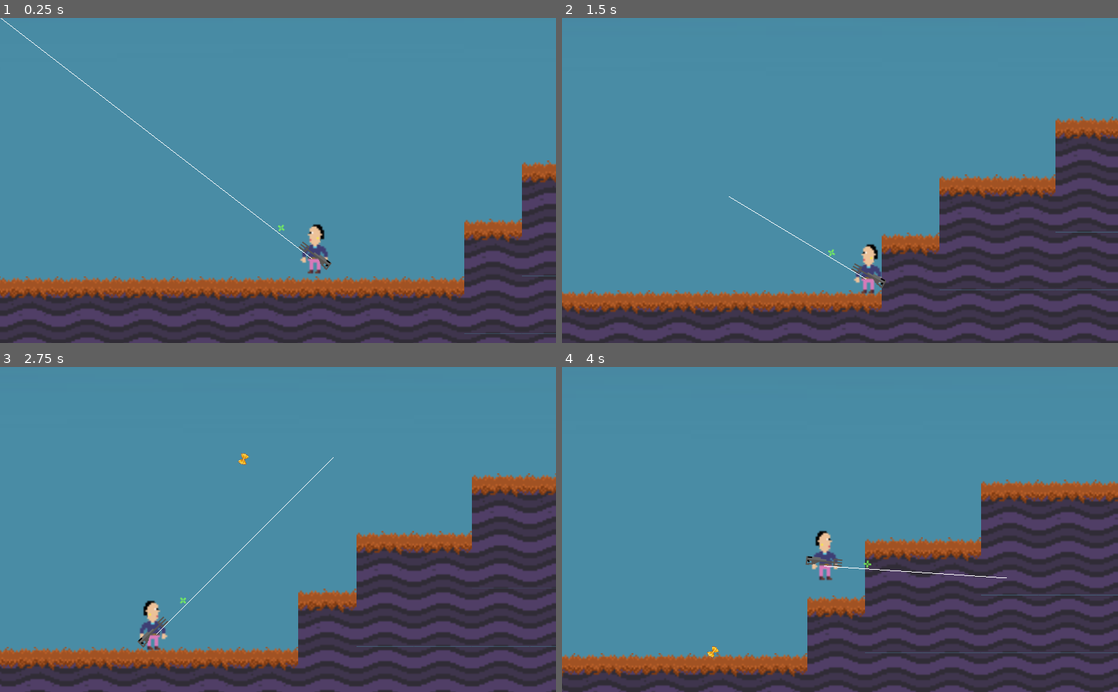
Above: before the commit, frames 1-4 (two rows, left to right).
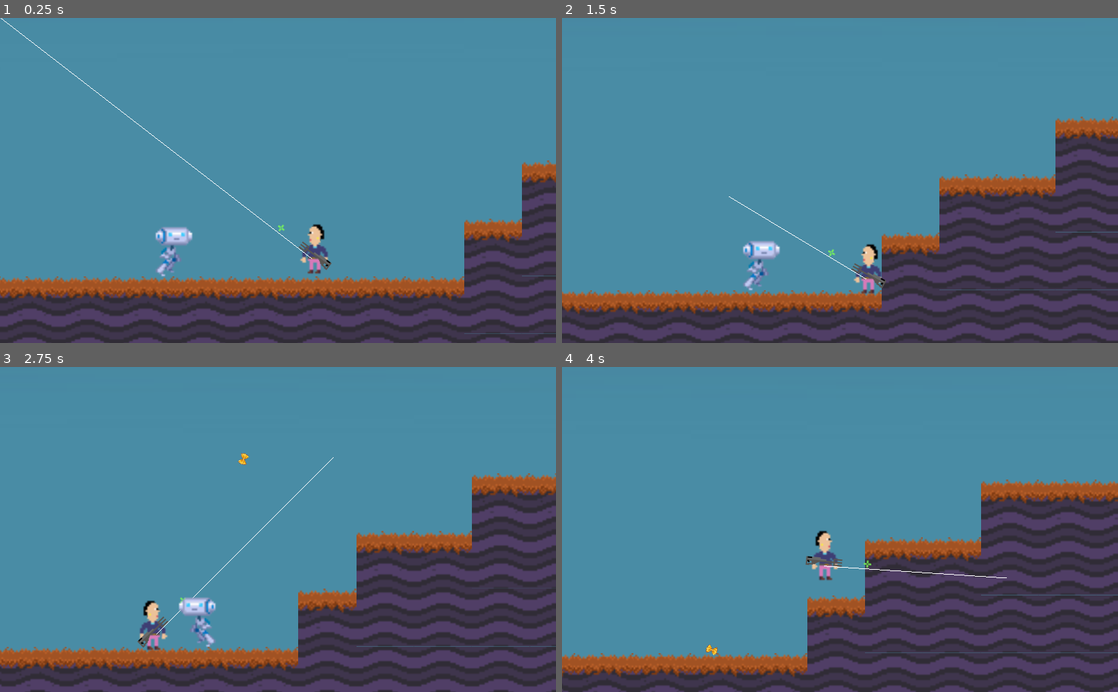
Above: after the commit, the same moments.

Repository: hansi-c/pastashooter
Game: Godot game, scene res://src/Main/Game.tscn
Two runs of this game, one before a commit and one after it. Both use one fixed random seed, a clock stepped at 60 frames per second and the inputs below.
Inputs (mouse positions are in pixels of both pictures, inside the frame that each line leads up to):
- Up to frame 1 (0.25 s): no input
- Up to frame 2 (1.5 s): move the mouse to (962, 164) at 0.52 s; hold D (move_right) from 0.53 s (still down); tap W (jump) at 0.6, 0.77, 1.07 s; move the mouse to (728, 196) at 1.27 s; tap Mouse wheel up (next_bullet) at 1.35 s
- Up to frame 3 (2.75 s): tap W (jump) at 1.52, 1.55, 1.82, 2.3 s; move the mouse to (333, 458) at 2.02 s; release D (move_right) at 2.03 s; hold A (move_left) from 2.03 s (still down); click (333, 458) at 2.1 s
- Up to frame 4 (4 s): move the mouse to (812, 594) at 2.77 s; release A (move_left) at 2.78 s; hold D (move_right) from 2.78 s (still down); tap W (jump) at 2.85, 3.02, 3.32, 3.77, 3.8 s; move the mouse to (1006, 578) at 3.52 s; tap Mouse wheel up (next_bullet) at 3.6 s

The runs differ from the first frame. In frame 1, 0.5% of the frame differs, in the area x 27-35%, y 64-80%; in frame 2, 0.5%; in frame 3, 0.5%; in frame 4, less than 0.1%.

Commit message:
add an enemy who can be shot

Diff:
--- a/project.godot
+++ b/project.godot
@@ -19,6 +19,11 @@
 "language": "GDScript",
 "path": "res://src/Objects/Bullet.gd"
 }, {
+"base": "Actor",
+"class": "Enemy",
+"language": "GDScript",
+"path": "res://src/Actors/Enemy.gd"
+}, {
 "base": "Position2D",
 "class": "Gun",
 "language": "GDScript",
@@ -32,6 +37,7 @@
 _global_script_class_icons={
 "Actor": "",
 "Bullet": "",
+"Enemy": "",
 "Gun": "",
 "Player": ""
 }
@@ -91,6 +97,13 @@
  ]
 }
 
+[layer_names]
+
+2d_physics/layer_1="player"
+2d_physics/layer_2="enemies"
+2d_physics/layer_4="platforms"
+2d_physics/layer_5="ground"
+
 [physics]
 
 common/enable_pause_aware_picking=true
--- /dev/null
+++ b/src/Actors/Enemy.gd
@@ -0,0 +1,76 @@
+class_name Enemy
+extends Actor
+
+
+enum State {
+	WALKING,
+	DEAD,
+}
+
+var _state = State.WALKING
+
+onready var platform_detector = $PlatformDetector
+onready var floor_detector_left = $FloorDetectorLeft
+onready var floor_detector_right = $FloorDetectorRight
+onready var sprite = $Sprite
+onready var animation_player = $AnimationPlayer
+
+# This function is called when the scene enters the scene tree.
+# We can initialize variables here.
+func _ready():
+	_velocity.x = speed.x
+
+# Physics process is a built-in loop in Godot.
+# If you define _physics_process on a node, Godot will call it every frame.
+
+# At a glance, you can see that the physics process loop:
+# 1. Calculates the move velocity.
+# 2. Moves the character.
+# 3. Updates the sprite direction.
+# 4. Updates the animation.
+
+# Splitting the physics process logic into functions not only makes it
+# easier to read, it help to change or improve the code later on:
+# - If you need to change a calculation, you can use Go To -> Function
+#   (Ctrl Alt F) to quickly jump to the corresponding function.
+# - If you split the character into a state machine or more advanced pattern,
+#   you can easily move individual functions.
+func _physics_process(_delta):
+	# If the enemy encounters a wall or an edge, the horizontal velocity is flipped.
+	if not floor_detector_left.is_colliding():
+		_velocity.x = speed.x
+	elif not floor_detector_right.is_colliding():
+		_velocity.x = -speed.x
+
+	if is_on_wall():
+		_velocity.x *= -1
+
+	# We only update the y value of _velocity as we want to handle the horizontal movement ourselves.
+	_velocity.y = move_and_slide(_velocity, FLOOR_NORMAL).y
+
+	# We flip the Sprite depending on which way the enemy is moving.
+	if _velocity.x > 0:
+		sprite.scale.x = 1
+	else:
+		sprite.scale.x = -1
+
+	var animation = get_new_animation()
+	if animation != animation_player.current_animation:
+		animation_player.play(animation)
+
+
+func destroy():
+	_state = State.DEAD
+	_velocity = Vector2.ZERO
+
+
+func get_new_animation():
+	var animation_new = ""
+	if _state == State.WALKING:
+		if _velocity.x == 0:
+			animation_new = "idle"
+		else:
+			animation_new = "walk"
+	else:
+		animation_new = "destroy"
+	return animation_new
--- /dev/null
+++ b/src/Actors/Enemy.tscn
@@ -0,0 +1,227 @@
+[gd_scene load_steps=12 format=2]
+
+[ext_resource path="res://assets/art/player/playersprite.png" type="Texture" id=1]
+[ext_resource path="res://src/Actors/Enemy.gd" type="Script" id=5]
+
+[sub_resource type="CanvasItemMaterial" id=1]
+
+[sub_resource type="Animation" id=2]
+resource_name = "destroy"
+length = 1.5
+tracks/0/type = "value"
+tracks/0/path = NodePath("Sprite:frame")
+tracks/0/interp = 1
+tracks/0/loop_wrap = true
+tracks/0/imported = false
+tracks/0/enabled = true
+tracks/0/keys = {
+"times": PoolRealArray( 0 ),
+"transitions": PoolRealArray( 1 ),
+"update": 0,
+"values": [ 7 ]
+}
+tracks/1/type = "value"
+tracks/1/path = NodePath("Sprite:rotation_degrees")
+tracks/1/interp = 1
+tracks/1/loop_wrap = true
+tracks/1/imported = false
+tracks/1/enabled = true
+tracks/1/keys = {
+"times": PoolRealArray( 0, 0.8 ),
+"transitions": PoolRealArray( 0.0796601, 1 ),
+"update": 0,
+"values": [ 0.0, 180.0 ]
+}
+tracks/2/type = "value"
+tracks/2/path = NodePath("Sprite:self_modulate")
+tracks/2/interp = 1
+tracks/2/loop_wrap = true
+tracks/2/imported = false
+tracks/2/enabled = true
+tracks/2/keys = {
+"times": PoolRealArray( 0, 0.5, 1.1 ),
+"transitions": PoolRealArray( 1, 1, 1 ),
+"update": 0,
+"values": [ Color( 1, 1, 1, 1 ), Color( 1, 1, 1, 1 ), Color( 1, 1, 1, 0 ) ]
+}
+tracks/3/type = "value"
+tracks/3/path = NodePath("Explosion:emitting")
+tracks/3/interp = 1
+tracks/3/loop_wrap = true
+tracks/3/imported = false
+tracks/3/enabled = true
+tracks/3/keys = {
+"times": PoolRealArray( 0, 1 ),
+"transitions": PoolRealArray( 1, 1 ),
+"update": 1,
+"values": [ false, true ]
+}
+tracks/4/type = "value"
+tracks/4/path = NodePath("Explosion:process_material:scale")
+tracks/4/interp = 1
+tracks/4/loop_wrap = true
+tracks/4/imported = false
+tracks/4/enabled = true
+tracks/4/keys = {
+"times": PoolRealArray( 0.6, 1 ),
+"transitions": PoolRealArray( 1, 1 ),
+"update": 0,
+"values": [ 1.0, 4.0 ]
+}
+tracks/5/type = "method"
+tracks/5/path = NodePath(".")
+tracks/5/interp = 1
+tracks/5/loop_wrap = true
+tracks/5/imported = false
+tracks/5/enabled = true
+tracks/5/keys = {
+"times": PoolRealArray( 1.5 ),
+"transitions": PoolRealArray( 1 ),
+"values": [ {
+"args": [  ],
+"method": "queue_free"
+} ]
+}
+tracks/6/type = "value"
+tracks/6/path = NodePath(".:collision_layer")
+tracks/6/interp = 1
+tracks/6/loop_wrap = true
+tracks/6/imported = false
+tracks/6/enabled = true
+tracks/6/keys = {
+"times": PoolRealArray( 0 ),
+"transitions": PoolRealArray( 1 ),
+"update": 1,
+"values": [ 0 ]
+}
+tracks/7/type = "value"
+tracks/7/path = NodePath("Sprite:position")
+tracks/7/interp = 1
+tracks/7/loop_wrap = true
+tracks/7/imported = false
+tracks/7/enabled = true
+tracks/7/keys = {
+"times": PoolRealArray( 0, 0.2, 0.4 ),
+"transitions": PoolRealArray( 2.2974, 0.183011, 1 ),
+"update": 0,
+"values": [ Vector2( 0, 0 ), Vector2( 0, -32 ), Vector2( 0, 0 ) ]
+}
+
+[sub_resource type="Animation" id=3]
+length = 6.75
+loop = true
+step = 0.25
+tracks/0/type = "value"
+tracks/0/path = NodePath("Sprite:frame")
+tracks/0/interp = 1
+tracks/0/loop_wrap = true
+tracks/0/imported = false
+tracks/0/enabled = true
+tracks/0/keys = {
+"times": PoolRealArray( 0, 0.75, 1.5, 2.25, 3, 3.75, 4.5, 5.25, 6, 6.75 ),
+"transitions": PoolRealArray( 1, 1, 1, 1, 1, 1, 1, 1, 1, 1 ),
+"update": 1,
+"values": [ 5, 6, 5, 6, 5, 6, 7, 6, 7, 5 ]
+}
+
+[sub_resource type="Animation" id=4]
+length = 1.25
+loop = true
+step = 0.25
+tracks/0/type = "value"
+tracks/0/path = NodePath("Sprite:frame")
+tracks/0/interp = 1
+tracks/0/loop_wrap = true
+tracks/0/imported = false
+tracks/0/enabled = true
+tracks/0/keys = {
+"times": PoolRealArray( 0, 0.25, 0.5, 0.75, 1, 1.25 ),
+"transitions": PoolRealArray( 1, 1, 1, 1, 1, 1 ),
+"update": 1,
+"values": [ 0, 1, 2, 3, 4, 0 ]
+}
+
+[sub_resource type="CapsuleShape2D" id=5]
+radius = 11.0
+height = 7.0
+
+[sub_resource type="CanvasItemMaterial" id=6]
+blend_mode = 1
+
+[sub_resource type="Gradient" id=7]
+offsets = PoolRealArray( 0.5, 1 )
+colors = PoolColorArray( 1, 1, 1, 1, 0, 0, 0, 1 )
+
+[sub_resource type="GradientTexture" id=8]
+gradient = SubResource( 7 )
+width = 256
+
+[sub_resource type="ParticlesMaterial" id=9]
+emission_shape = 1
+emission_sphere_radius = 8.0
+flag_disable_z = true
+spread = 180.0
+gravity = Vector3( 0, 250, 0 )
+initial_velocity = 120.0
+initial_velocity_random = 0.5
+orbit_velocity = 0.0
+orbit_velocity_random = 0.0
+angle_random = 1.0
+scale_random = 1.0
+color_ramp = SubResource( 8 )
+hue_variation = 0.05
+hue_variation_random = 0.46
+
+[node name="Enemy" type="KinematicBody2D"]
+collision_layer = 0
+collision_mask = 24
+script = ExtResource( 5 )
+speed = Vector2( 75, 250 )
+
+[node name="PlatformDetector" type="RayCast2D" parent="."]
+position = Vector2( 0, 6 )
+enabled = true
+cast_to = Vector2( 0, 8 )
+collision_mask = 8
+
+[node name="FloorDetectorLeft" type="RayCast2D" parent="."]
+position = Vector2( -15, -4 )
+enabled = true
+cast_to = Vector2( 0, 35 )
+collision_mask = 24
+
+[node name="FloorDetectorRight" type="RayCast2D" parent="."]
+position = Vector2( 15.5, -3 )
+enabled = true
+cast_to = Vector2( 0, 35 )
+collision_mask = 24
+
+[node name="Sprite" type="Sprite" parent="."]
+material = SubResource( 1 )
+texture = ExtResource( 1 )
+offset = Vector2( 4, -3 )
+hframes = 16
+vframes = 2
+frame = 7
+region_rect = Rect2( 225.266, 177.112, 426.115, 261.499 )
+
+[node name="AnimationPlayer" type="AnimationPlayer" parent="."]
+anims/destroy = SubResource( 2 )
+anims/idle = SubResource( 3 )
+anims/walk = SubResource( 4 )
+
+[node name="CollisionShape2D" type="CollisionShape2D" parent="."]
+rotation = -1.5708
+shape = SubResource( 5 )
+
+[node name="Explosion" type="Particles2D" parent="."]
+self_modulate = Color( 1, 1, 1, 0.12 )
+material = SubResource( 6 )
+emitting = false
+amount = 32
+lifetime = 0.5
+one_shot = true
+speed_scale = 1.2
+explosiveness = 0.76
+draw_order = 215832976
+process_material = SubResource( 9 )
--- a/src/Level/Level.tscn
+++ b/src/Level/Level.tscn
@@ -1,7 +1,8 @@
-[gd_scene load_steps=13 format=2]
+[gd_scene load_steps=14 format=2]
 
 [ext_resource path="res://assets/art/tileset/tiles_demo.png" type="Texture" id=1]
 [ext_resource path="res://src/Level/ParallaxBackground.tscn" type="PackedScene" id=2]
+[ext_resource path="res://src/Actors/Enemy.tscn" type="PackedScene" id=3]
 
 [sub_resource type="ConvexPolygonShape2D" id=1]
 points = PoolVector2Array( 32, 32, 0, 32, 0, 0, 32, 0 )
@@ -152,3 +153,8 @@
 tile_data = PoolIntArray( 65535, 3, 0, 0, 2, 0, 31, 3, 0, 32, 3, 0, 131071, 3, 0, 65536, 2, 0, 65567, 3, 0, 65568, 3, 0 …(3343 unchanged characters)…
 
 [node name="ParallaxBackground" parent="." instance=ExtResource( 2 )]
+
+[node name="Enemies" type="Node" parent="."]
+
+[node name="Enemy" parent="Enemies" instance=ExtResource( 3 )]
+position = Vector2( 200, 550 )
--- a/src/Objects/Bullet.gd
+++ b/src/Objects/Bullet.gd
@@ -9,3 +9,7 @@
 
 func _on_Timer_timeout():
 	$AnimationPlayer.play("destroy")
+
+func _on_body_entered(body):
+	if body is Enemy:
+		body.destroy()
--- a/src/Objects/Bullet.tscn
+++ b/src/Objects/Bullet.tscn
@@ -4,8 +4,8 @@
 [ext_resource path="res://src/Objects/Bullet.gd" type="Script" id=2]
 
 [sub_resource type="CapsuleShape2D" id=1]
-radius = 1.28124
-height = 3.49304
+radius = 2.10793
+height = 1.82918
 
 [sub_resource type="Animation" id=2]
 resource_name = "destroy"
@@ -41,6 +41,9 @@
 [node name="Bullet" type="RigidBody2D"]
 collision_layer = 0
 collision_mask = 26
+continuous_cd = 2
+contacts_reported = 1
+contact_monitor = true
 script = ExtResource( 2 )
 
 [node name="Sprite" type="Sprite" parent="."]
@@ -59,4 +62,5 @@
 [node name="AnimationPlayer" type="AnimationPlayer" parent="."]
 anims/destroy = SubResource( 2 )
 
+[connection signal="body_entered" from="." to="." method="_on_body_entered"]
 [connection signal="timeout" from="Timer" to="." method="_on_Timer_timeout"]
